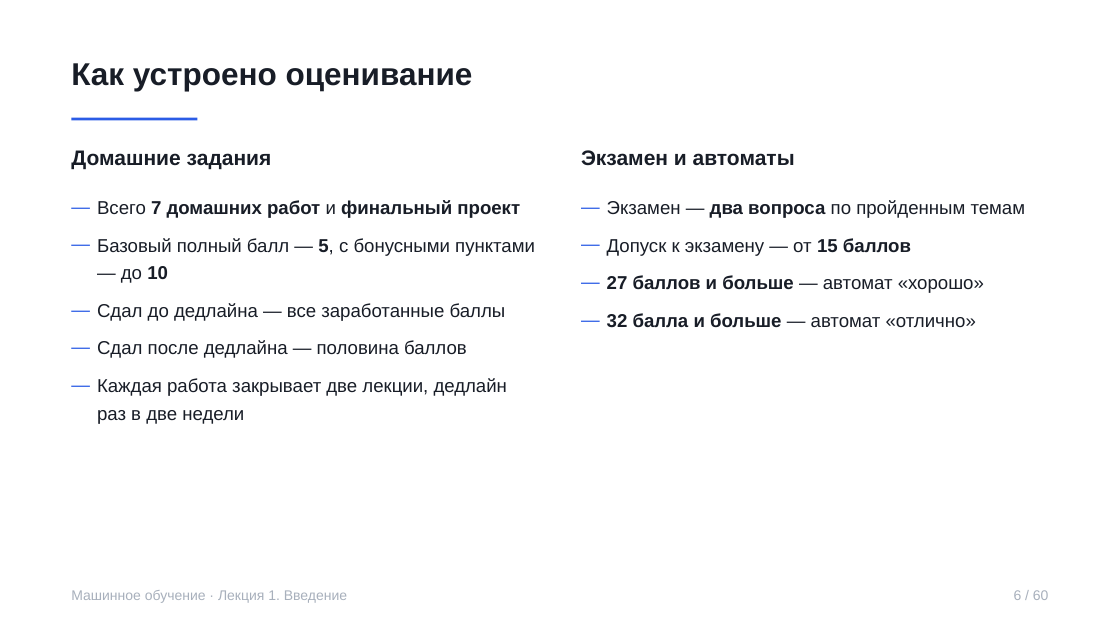
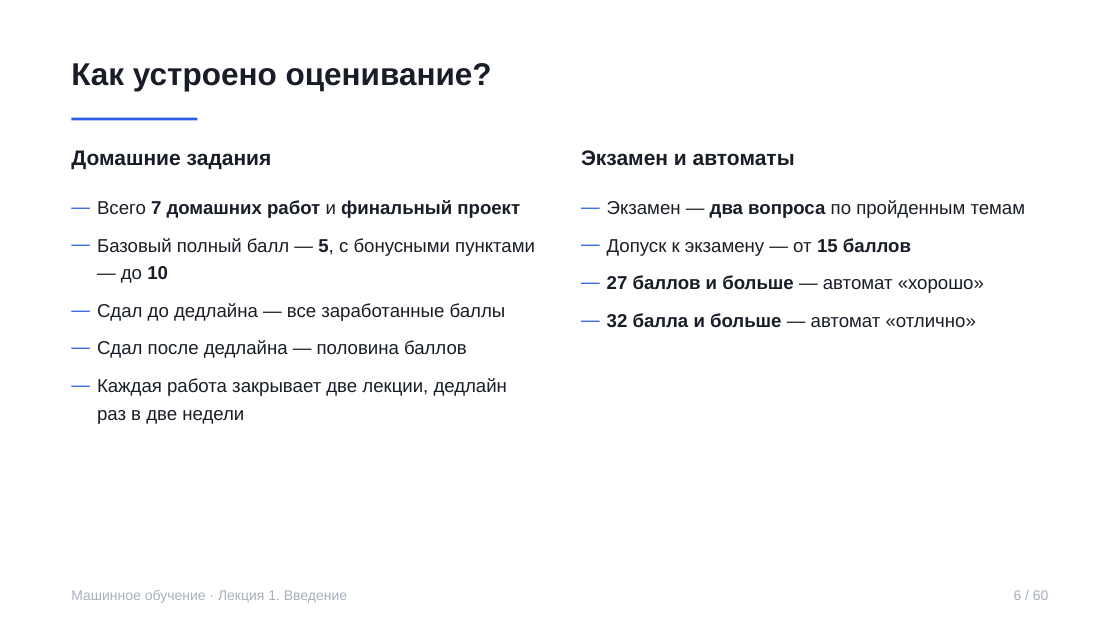
Before and after one commit to rustam-azimov/ml-course-hse, a slide deck: slide 6 of lectures/lecture01.pptx. Drawn at 1120x630 pixels with LibreOffice and Linux fonts; fonts in the diff are those of the drawing. Boxes give left, top, right and bottom in pixels: in the first picture for what was removed or moved away, otherwise in the second. Text is boxed around its words. In the diff, an @@ line names an element or a change of style, - is before the commit and + after.

```diff
--- a/lectures/lecture01.pptx
+++ b/lectures/lecture01.pptx
@@ text at <box>71,63,492,91</box>: text changed @@
-Как устроено оценивание
+Как устроено оценивание?
```
Also in this commit, not shown: 13 other slides changed, 2 other files.
